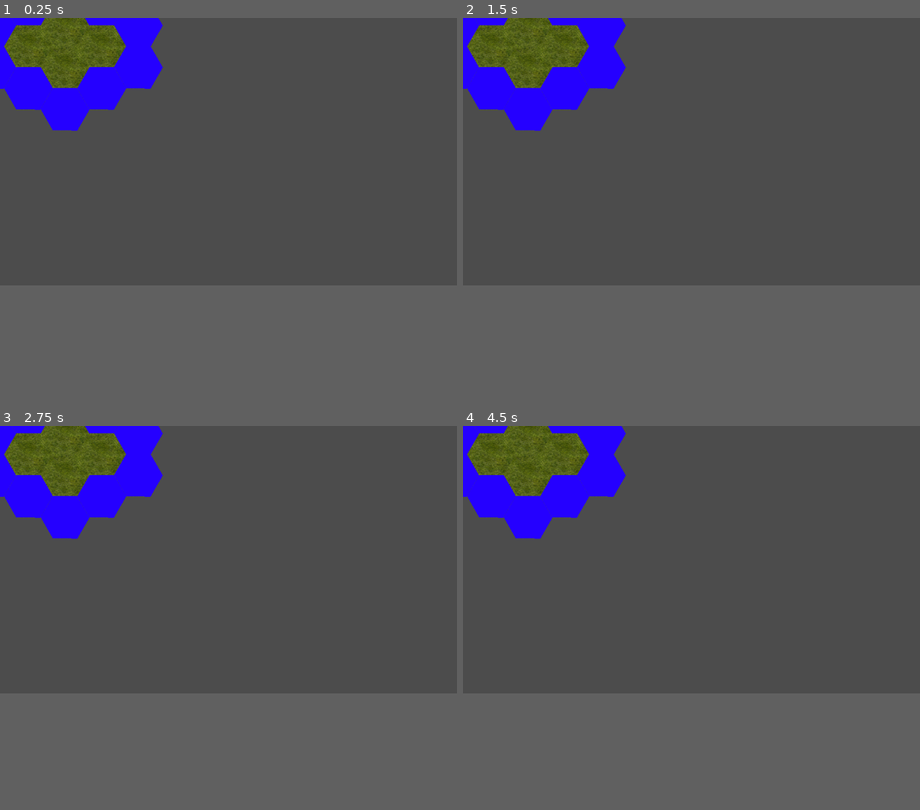
Above: before the commit, frames 1-4 (two rows, left to right).
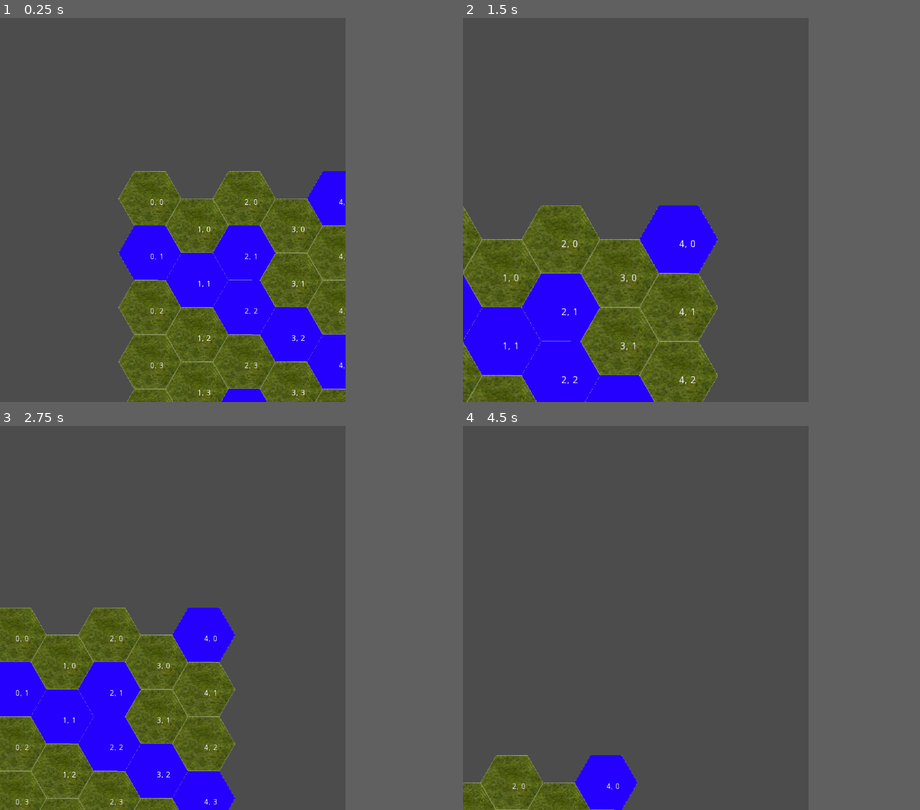
Above: after the commit, the same moments.

Repository: begedin/fast4x
Game: Godot game, scene res://Scenes/Game.tscn
The game is run twice, just before and just after one commit, with the same random seed, the same clock (stepped at 60 frames per second) and the same inputs. Before the commit the project starts from res://Scenes/Map.tscn.
Inputs (mouse positions are in pixels of both pictures, inside the frame that each line leads up to):
- Up to frame 1 (0.25 s): no input
- Up to frame 2 (1.5 s): tap Enter at 0.5 s; move the mouse to (792, 137) at 0.52 s; press the mouse at (792, 137) at 0.53 s; tap Mouse wheel up (cam_zoom_in, bound only after the commit) at 0.8, 1.35 s; tap Space at 1.25 s; move the mouse to (600, 163) at 1.27 s; release the mouse at (600, 163) at 1.28 s
- Up to frame 3 (2.75 s): tap Mouse wheel down (cam_zoom_out, bound only after the commit) at 1.55, 2.1 s; tap Enter at 2 s; move the mouse to (274, 502) at 2.02 s; press the mouse at (274, 502) at 2.03 s
- Up to frame 4 (4.5 s): tap Space at 2.75, 4.25 s; move the mouse to (668, 614) at 2.77 s; release the mouse at (668, 614) at 2.78 s; click (668, 614) at 2.85 s; tap Mouse wheel up (cam_zoom_in, bound only after the commit) at 3.05, 3.6 s; tap Enter at 3.5 s; move the mouse to (828, 598) at 3.52 s; tap Mouse wheel down (cam_zoom_out, bound only after the commit) at 3.8, 4.35 s; move the mouse to (554, 518) at 4.27 s
The window is 800x468 before the commit and 605x672 after it. Grey fills any space a smaller window leaves; there, only what the larger window draws over its background counts as a difference.

The runs differ from the first frame. In frame 1, 35% of the frame differs, in the area x 0-76%, y 0-100%; in frame 2, 33%; in frame 3, 33%; in frame 4, 12%.

Commit message:
Add hex map

Diff:
--- /dev/null
+++ b/Scenes/Game.tscn
@@ -0,0 +1,62 @@
+[gd_scene load_steps=5 format=2]
+
+[ext_resource path="res://Scripts/Game.gd" type="Script" id=1]
+[ext_resource path="res://Resources/tileset.tres" type="TileSet" id=2]
+[ext_resource path="res://Scripts/Map.gd" type="Script" id=3]
+[ext_resource path="res://Scripts/Camera2D.gd" type="Script" id=4]
+
+[node name="Game" type="Node"]
+
+script = ExtResource( 1 )
+window_zoom = 1
+
+[node name="Map" type="TileMap" parent="." index="0"]
+
+position = Vector2( -40, -20 )
+mode = 0
+tile_set = ExtResource( 2 )
+cell_size = Vector2( 82, 94 )
+cell_quadrant_size = 16
+cell_custom_transform = Transform2D( 1, 0, 0, 1, 0, 0 )
+cell_half_offset = 1
+cell_tile_origin = 1
+cell_y_sort = false
+cell_clip_uv = false
+collision_use_kinematic = false
+collision_friction = 1.0
+collision_bounce = 0.0
+collision_layer = 1
+collision_mask = 1
+occluder_light_mask = 1
+format = 1
+tile_data = PoolIntArray(  )
+script = ExtResource( 3 )
+_sections_unfolded = [ "Cell" ]
+size = Vector2( 4, 4 )
+
+[node name="Camera2D" type="Camera2D" parent="." index="1"]
+
+anchor_mode = 1
+rotating = false
+current = true
+zoom = Vector2( 1, 1 )
+limit_left = -10000000
+limit_top = -10000000
+limit_right = 10000000
+limit_bottom = 10000000
+limit_smoothed = false
+drag_margin_h_enabled = true
+drag_margin_v_enabled = true
+smoothing_enabled = false
+smoothing_speed = 5.0
+offset_v = 0.0
+offset_h = 0.0
+drag_margin_left = 0.2
+drag_margin_top = 0.2
+drag_margin_right = 0.2
+drag_margin_bottom = 0.2
+editor_draw_screen = true
+editor_draw_limits = true
+editor_draw_drag_margin = false
+script = ExtResource( 4 )
+_sections_unfolded = [ "Editor" ]
--- a/Scenes/Map.tscn
+++ /dev/null
@@ -1,26 +0,0 @@
-[gd_scene load_steps=2 format=2]
-
-[ext_resource path="res://Resources/tileset.tres" type="TileSet" id=1]
-
-[node name="Game" type="Node" index="0"]
-
-[node name="TileMap" type="TileMap" parent="." index="0"]
-
-mode = 0
-tile_set = ExtResource( 1 )
-cell_size = Vector2( 82, 94 )
-cell_quadrant_size = 16
-cell_custom_transform = Transform2D( 1, 0, 0, 1, 0, 0 )
-cell_half_offset = 1
-cell_tile_origin = 1
-cell_y_sort = false
-cell_clip_uv = false
-collision_use_kinematic = false
-collision_friction = 1.0
-collision_bounce = 0.0
-collision_layer = 1
-collision_mask = 1
-occluder_light_mask = 1
-format = 1
-tile_data = PoolIntArray( -131071, 1, 0, -1, 1, 0, -65536, 1, 0, -65535, 0, 0, -65534, 1, 0, -65533, 1, 0, 65535, 1, 0, 0, 0, 0, 1, 0, 0, 2, 0, 0, 3, 1, 0, 65536, 1, 0, 65537, 1, 0, 65538, 1, 0 )
-_sections_unfolded = [ "Cell" ]
--- a/Scenes/TileSet.tscn
+++ b/Scenes/TileSet.tscn
@@ -1,21 +1,19 @@
 [gd_scene load_steps=3 format=2]
 
-[ext_resource path="res://Resources/grass.png" type="Texture" id=1]
-[ext_resource path="res://Resources/water.png" type="Texture" id=2]
+[ext_resource path="res://Resources/water.png" type="Texture" id=1]
+[ext_resource path="res://Resources/grass.png" type="Texture" id=2]
 
-[node name="Node2D" type="Node2D" index="0"]
+[node name="TileSet" type="Node2D" index="0"]
 
 _sections_unfolded = [ "Transform", "Z Index" ]
 
-[node name="Grass" type="Sprite" parent="." index="0"]
+[node name="Water" type="Sprite" parent="." index="0"]
+
+texture = ExtResource( 1 )
+_sections_unfolded = [ "Animation", "Offset", "Region", "Transform" ]
+
+[node name="Grass" type="Sprite" parent="." index="1"]
 
 position = Vector2( 140, 0 )
-texture = ExtResource( 1 )
-centered = false
+texture = ExtResource( 2 )
 _sections_unfolded = [ "Animation", "Offset", "Region", "Transform", "Visibility" ]
-
-[node name="Water" type="Sprite" parent="." index="1"]
-
-texture = ExtResource( 2 )
-centered = false
-_sections_unfolded = [ "Offset" ]
--- /dev/null
+++ b/Scripts/Camera2D.gd
@@ -0,0 +1,41 @@
+extends Camera2D
+
+const MAX_ZOOM_LEVEL = 0.5
+const MIN_ZOOM_LEVEL = 4.0
+const ZOOM_INCREMENT = 0.05
+
+signal moved()
+signal zoomed()
+
+var _current_zoom_level = 1
+var _drag = false
+
+func _input(event):
+    if event.is_action_pressed("cam_drag"):
+        _drag = true
+    elif event.is_action_released("cam_drag"):
+        _drag = false
+    elif event.is_action("cam_zoom_in"):
+        _update_zoom(-ZOOM_INCREMENT, get_local_mouse_position())
+    elif event.is_action("cam_zoom_out"):
+        _update_zoom(ZOOM_INCREMENT, get_local_mouse_position())
+    elif event is InputEventMouseMotion && _drag:
+        set_offset(get_offset() - event.relative*_current_zoom_level)
+        emit_signal("moved")
+
+func _update_zoom(incr, zoom_anchor):
+    var old_zoom = _current_zoom_level
+    _current_zoom_level += incr
+    if _current_zoom_level < MAX_ZOOM_LEVEL:
+        _current_zoom_level = MAX_ZOOM_LEVEL
+    elif _current_zoom_level > MIN_ZOOM_LEVEL:
+        _current_zoom_level = MIN_ZOOM_LEVEL
+    if old_zoom == _current_zoom_level:
+        return
+
+    var zoom_center = zoom_anchor - get_offset()
+    var ratio = 1-_current_zoom_level/old_zoom
+    set_offset(get_offset() + zoom_center*ratio)
+
+    set_zoom(Vector2(_current_zoom_level, _current_zoom_level))
+    emit_signal("zoomed")
--- /dev/null
+++ b/Scripts/Game.gd
@@ -0,0 +1,33 @@
+extends Node
+
+
+onready var __board = self.get_node('Map')
+
+export var window_zoom = 1
+
+func _ready():
+	randomize()
+	self.__board.fetch_tiles('res://Scenes/TileSet.tscn', 'Water')
+	self.__board.make_board()
+	self.__init_ui()
+	self.__set_screen()
+	self.start()
+
+func start():
+	pass
+
+func __init_ui():
+	pass
+
+func __set_screen():
+	var grid_size = self.__board.size
+	var x = grid_size.x + ((grid_size.x - 1) / 2)
+	var y = grid_size.y + (grid_size.y - 1)
+	var board_size = Vector2(x,y) * self.__board.tile_collection.tile_size
+
+	var stretch_mode = SceneTree.STRETCH_MODE_2D
+	var aspect_mode = SceneTree.STRETCH_ASPECT_KEEP
+
+	self.get_tree().set_screen_stretch(stretch_mode, aspect_mode, board_size)
+
+	OS.set_window_size(self.window_zoom * board_size)
--- /dev/null
+++ b/Scripts/Hex.gd
@@ -0,0 +1,10 @@
+func cube_to_oddq(cube):
+      col = cube.x
+      row = cube.z + (cube.x - (cube.x&1)) / 2
+      return Hex(col, row)
+
+func oddq_to_cube(hex):
+      x = hex.col
+      z = hex.row - (hex.col - (hex.col&1)) / 2
+      y = -x-z
+      return Cube(x, y, z)
--- /dev/null
+++ b/Scripts/Map.gd
@@ -0,0 +1,78 @@
+extends TileMap
+
+export var size = Vector2(4, 4)
+
+var tile_collection
+var __grid
+var __label
+
+class Hex:
+	var q
+	var r
+	var size
+
+	func _init(q, r, diameter):
+		self.q = q
+		self.r = r
+		self.size = diameter / 2
+
+	func pixels():
+		var x = self.size * 3/2 * self.q
+		var offset = int(self.q) % 2 / 2.0
+		var y = self.size * sqrt(3) * (self.r + offset)
+		return Vector2(x, y)
+
+
+class TileCollection:
+	var items = {}
+	var tile_size
+
+func __add_tile(tile, parent, gridxy):
+	var tile_dup = tile.duplicate()
+	var hex = Hex.new(gridxy.x, gridxy.y, self.tile_collection.tile_size.x)
+	tile_dup.set_position(hex.pixels())
+
+	var label = self.__label.duplicate()
+	label.set_text("%d, %d" % [gridxy.x, gridxy.y])
+
+	tile_dup.add_child(label)
+
+	parent.add_child(tile_dup)
+
+func __make_grid():
+	var grid = []
+	var rang
+	for x in range(-1 * floor(self.size.x / 2), floor(self.size.x / 2)):
+		for y in range(-1 * floor(self.size.y / 2), floor(self.size.y / 2)):
+			grid.push_back(Vector2(x, y))
+	return grid
+
+func __make_label():
+	var label = Label.new()
+	return label
+
+func __rand_tile():
+	var keys = self.tile_collection.items.keys()
+	var r = int(rand_range(0, keys.size()))
+	return self.tile_collection.items[keys[r]]
+
+func make_board():
+	randomize()
+	self.__label = __make_label()
+	self.__grid = __make_grid()
+
+	for x in range(0, self.size.x + 1):
+		for y in range(0, self.size.y + 1):
+			var tile = self.__rand_tile()
+			self.__add_tile(tile, self, Vector2(x, y))
+
+func fetch_tiles(tile_set_filepath, size_node_name):
+	self.tile_collection = TileCollection.new()
+	var tile_set_scene = load(tile_set_filepath)
+	var tile_set = tile_set_scene.instance()
+	for node in tile_set.get_children():
+		self.tile_collection.items[node.get_name().to_lower()] = node
+	self.tile_collection.tile_size = (tile_set.get_node(size_node_name).get_texture().get_size())
+
+func _ready():
+	pass
--- a/project.godot
+++ b/project.godot
@@ -11,8 +11,18 @@
 [application]
 
 config/name="fast4x"
-run/main_scene="res://Scenes/Map.tscn"
+run/main_scene="res://Scenes/Game.tscn"
 config/icon="res://icon.png"
+
+[input]
+
+=false
+cam_drag=[ Object(InputEventMouseButton,"resource_local_to_scene":false,"resource_name":"","device":0,"alt":false,"shift":false,"control":false,"meta":false,"command":false,"button_mask":0,"position":Vector2( 0, 0 ),"global_position":Vector2( 0, 0 ),"factor":1.0,"button_index":1,"pressed":false,"doubleclick":false,"script":null)
+ ]
+cam_zoom_in=[ Object(InputEventMouseButton,"resource_local_to_scene":false,"resource_name":"","device":0,"alt":false,"shift":false,"control":false,"meta":false,"command":false,"button_mask":0,"position":Vector2( 0, 0 ),"global_position":Vector2( 0, 0 ),"factor":1.0,"button_index":4,"pressed":false,"doubleclick":false,"script":null)
+ ]
+cam_zoom_out=[ Object(InputEventMouseButton,"resource_local_to_scene":false,"resource_name":"","device":0,"alt":false,"shift":false,"control":false,"meta":false,"command":false,"button_mask":0,"position":Vector2( 0, 0 ),"global_position":Vector2( 0, 0 ),"factor":1.0,"button_index":5,"pressed":false,"doubleclick":false,"script":null)
+ ]
 
 [rendering]
 
Binary file changed: Resources/grass.png
Not shown, changed: Resources/grass.png.import
Binary file changed: Resources/land.png
Not shown, changed: Resources/land.png.import
Binary file changed: Resources/water.png
Not shown, changed: Resources/water.png.import
